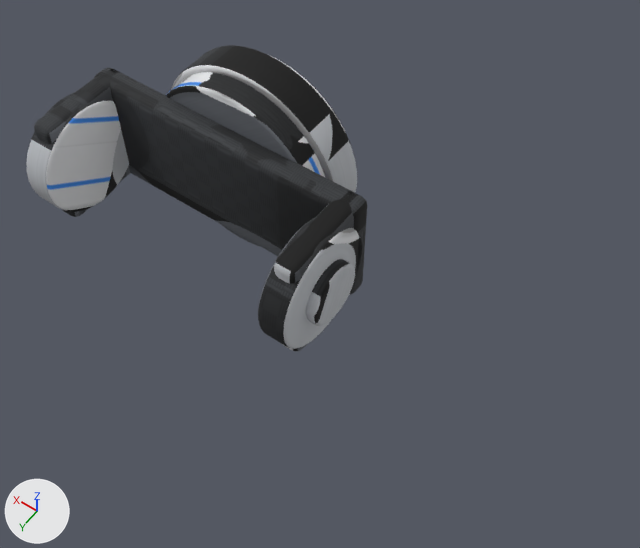
A saved change to the OBJ model src/my_robot_description/meshes/legs/left_hip_yaw.obj.
Rendered twice from a camera (50 mm lens) standing at (-0.19, 0.232, 0.279) and looking at (-0.057, 0.046, -0.014). The axes (+X, +Y, +Z) are drawn at lower left. The lights are the same throughout. The older version comes first. Where no turn or scale is listed for an object, it has been applied to the vertices.

Names of what the first picture shows: 'left_hip_yaw'.
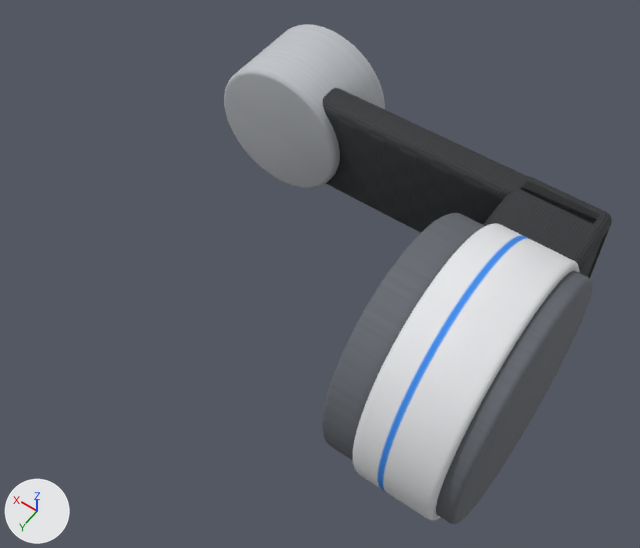
What differs and where, as boxes (x1, y1, x2, y2) in the pictures (640 x 548 px; the box of a moved part takes in the faces that stretch with it):
```json
{"object": "left_hip_yaw", "change": "reshaped", "before": [26, 45, 367, 351], "after": [224, 24, 612, 524], "on screen": "14% wider, 63% taller"}
{"part": 1, "of": "me_left_hip_yaw", "change": "moved or reshaped", "before": [166, 56, 351, 247], "after": [224, 24, 385, 188]}
{"part": 2, "of": "me_left_hip_yaw", "change": "moved or reshaped", "before": [94, 68, 367, 294], "after": [323, 88, 608, 278]}
{"part": 3, "of": "me_left_hip_yaw", "change": "added", "after": [322, 213, 593, 524]}
{"part": 4, "of": "me_left_hip_yaw", "change": "moved or reshaped", "before": [171, 45, 357, 193], "after": [353, 223, 579, 520]}
{"part": 5, "of": "me_left_hip_yaw", "change": "added", "after": [483, 176, 612, 277]}
{"part": 6, "of": "me_left_hip_yaw", "change": "deleted", "before": [26, 69, 362, 351]}
```

Scene script edits in JSON lines:
```json
{"block": "me_left_hip_yaw", "where": "# used by ob_left_hip_yaw; location = (0.0, 0.0, 0.0)"}
{"op": "remove", "block": "me_left_hip_yaw", "code": "me_left_hip_yaw.from_pydata(...)  # 2760 vertices, 5484 faces; spans x -0.075..0.075, y 0.0..0.087, z -0.047..0.047"}
{"op": "add", "block": "me_left_hip_yaw", "code": "me_left_hip_yaw.from_pydata(...)  # 1456 vertices, 2892 faces; spans x -0.157..0.032, y -0.042..0.113, z -0.053..0.053"}
{"block": "me_left_hip_yaw", "change": "me_left_hip_yaw part 1: the loose piece of 384 vertices spanning x -0.044..0.044, y 0.0..0.032, z -0.044..0.044 is scaled about its middle by (0.722, 1.33, 0.722), then moved by (0.0, -0.037, 0.0)"}
{"block": "me_left_hip_yaw", "change": "me_left_hip_yaw part 2: the loose piece of 152 vertices spanning x -0.07..0.07, y 0.03..0.042, z -0.028..0.027 is scaled about its middle by (1.07, 1.37, 0.882), then moved by (-0.075, -0.048, 0.0)"}
{"block": "me_left_hip_yaw", "change": "me_left_hip_yaw part 3: the loose piece of 384 vertices spanning x -0.044..0.044, y 0.0..0.032, z -0.044..0.044 is copied, and the copy is multiplied about its middle by the matrix ((0.0, -1.755, 0.0), (1.139, 0.0, 0.0), (0.0, 0.0, 1.139)), then moved by (-0.13, 0.044, 0.0); it spans x -0.157..-0.102, y 0.01..0.11, z -0.05..0.05"}
{"block": "me_left_hip_yaw", "change": "me_left_hip_yaw part 4: the loose piece of 384 vertices spanning x -0.047..0.047, y 0.003..0.021, z -0.047..0.047 is multiplied about its middle by the matrix ((0.0, -1.908, 0.0), (1.13, 0.0, 0.0), (0.0, 0.0, 1.13)), then moved by (-0.134, 0.048, 0.0)"}
{"block": "me_left_hip_yaw", "change": "me_left_hip_yaw part 5: a new loose piece of 152 vertices spanning x -0.15..-0.11, y -0.02..0.02, z -0.025..0.025, in mat_hip_yaw_mat"}
{"block": "me_left_hip_yaw", "change": "me_left_hip_yaw part 6: 6 loose pieces with 1840 vertices, spanning x -0.075..0.075, y 0.03..0.087, z -0.028..0.027, are deleted"}
```
